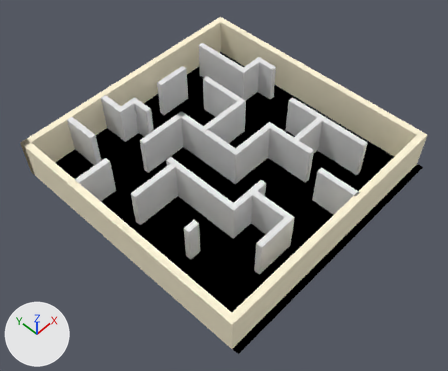
Two versions of the Blender file enviroment/boxes.blend, one commit apart.
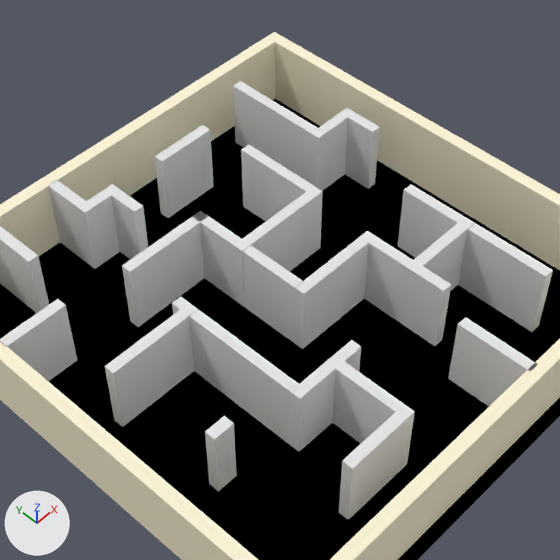
Each version is shown whole from a 50 mm lens placed at (-49.7, -45.7, 77.3), pointed at (-3.7, -2.1, 0.4), then close up on the part from 17% to 83% of the width and 0% to 80% of the height. Arrows for +X, +Y and +Z are at lower left; the lights stay in place.
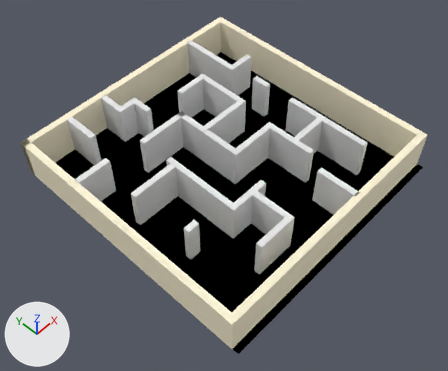
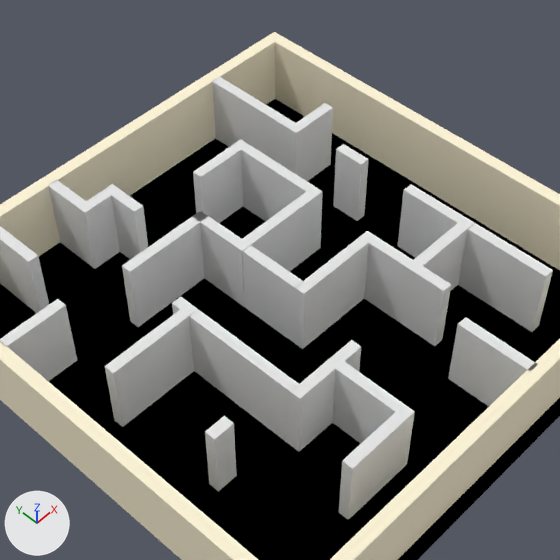
Commit message: Map simulation

What differs and where, as boxes (x1, y1, x2, y2) in the close-ups (560 x 560 px):
'Plane.003', moved
    before: (233, 81, 355, 191)
    after: (212, 77, 333, 181)
'Plane.006', moved
    before: (155, 125, 214, 218)
    after: (193, 140, 249, 223)
'Plane.002', moved
    before: (345, 113, 380, 189)
    after: (333, 144, 369, 221)

What changed in the scene script:
```text
Change ob_plane_002:
    ob_plane_002.location: (17.5, 6.5, 0.0) -> (13.44, 4.34, 0.0)
Change ob_plane_003:
    ob_plane_003.location: (13.5, 19.5, 0.0) -> (12.6, 21.45, 0.0)
Change ob_plane_006:
    ob_plane_006.location: (2.02, 17.5, 0.0) -> (2.98, 13.53, 0.0)
```
